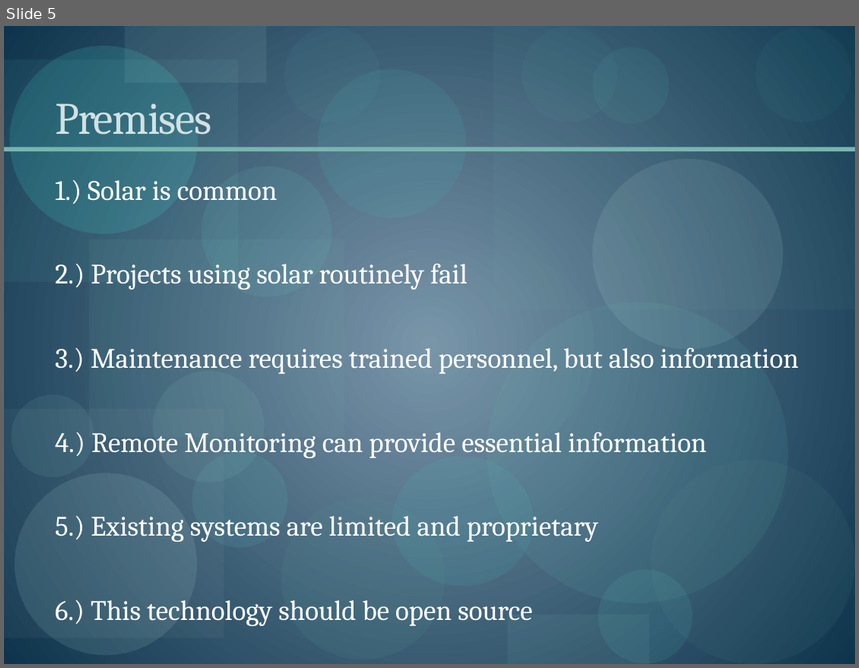
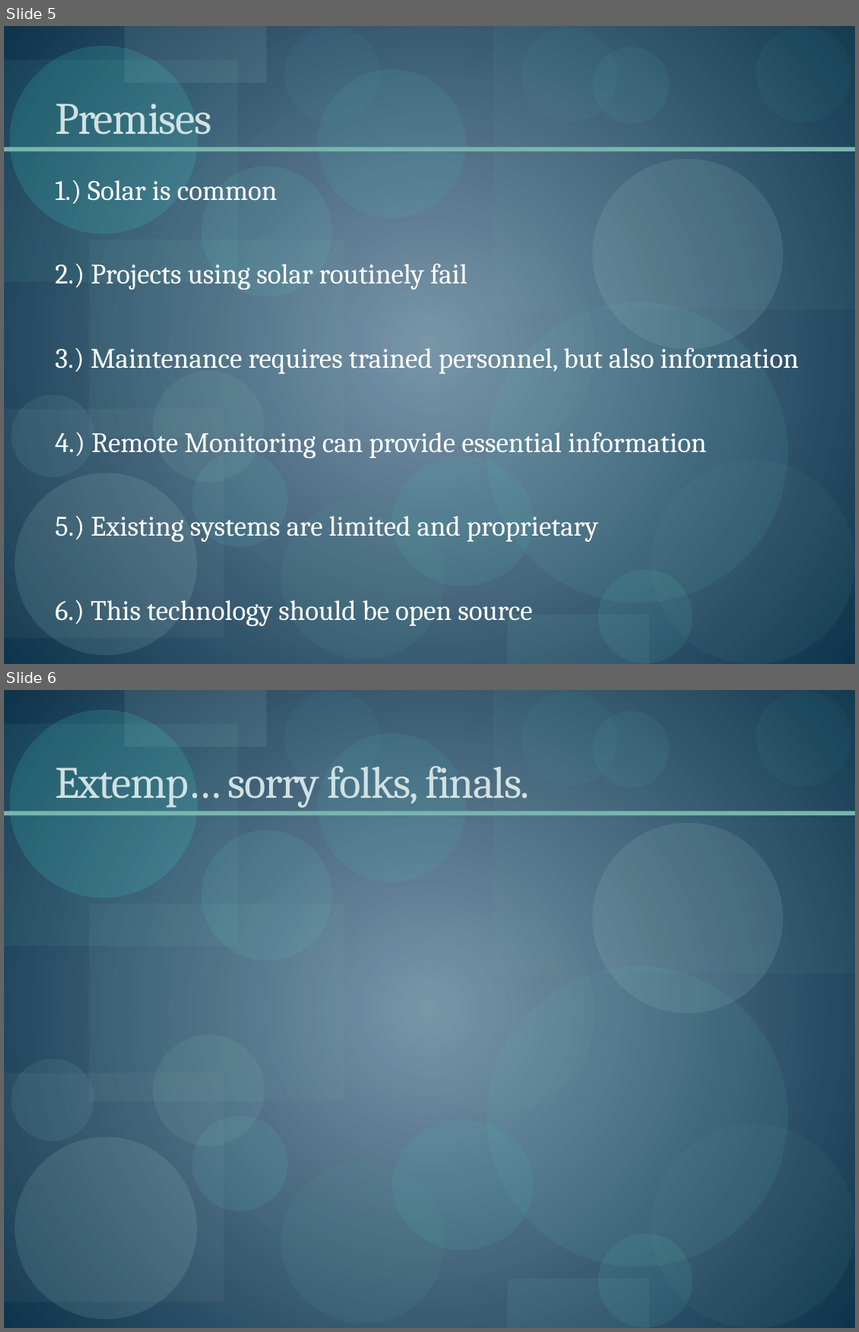
Before and after one commit to nikwolfe7/solar-monitoring-project, a slide deck: doc/MagnaPresentation.pptx. Shown one above the other, each under a label of ours: slide 5 before the commit, slides 5 and 6 after it. The pictures are 859x668 and 859x1332 pixels, drawn with LibreOffice and Linux fonts; fonts in the diff are those of the drawing. Boxes give left, top, right and bottom in pixels: in the first picture for what was removed or moved away, otherwise in the second. Text is boxed around its words. In the diff, an @@ line names an element or a change of style, - is before the commit and + after.

```diff
--- a/doc/MagnaPresentation.pptx
+++ b/doc/MagnaPresentation.pptx
@@ slide 6 added at [4,690,855,1328], background gradient #7B96AA to #0E354D; not listed: 25 template elements that a slide beside it also shows @@
@@ title added at [55,766,530,808], 38 pt, text #D1E1E3 @@
+Extemp… sorry folks, finals.
```
Also in this commit, not shown: 2 slides removed, 6 other files.
